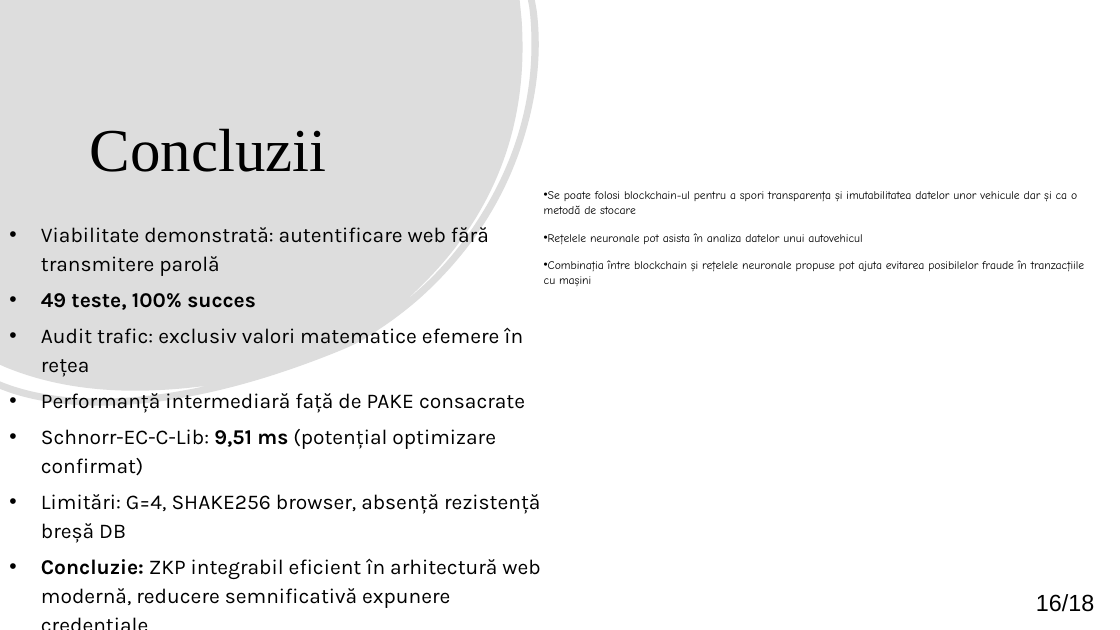
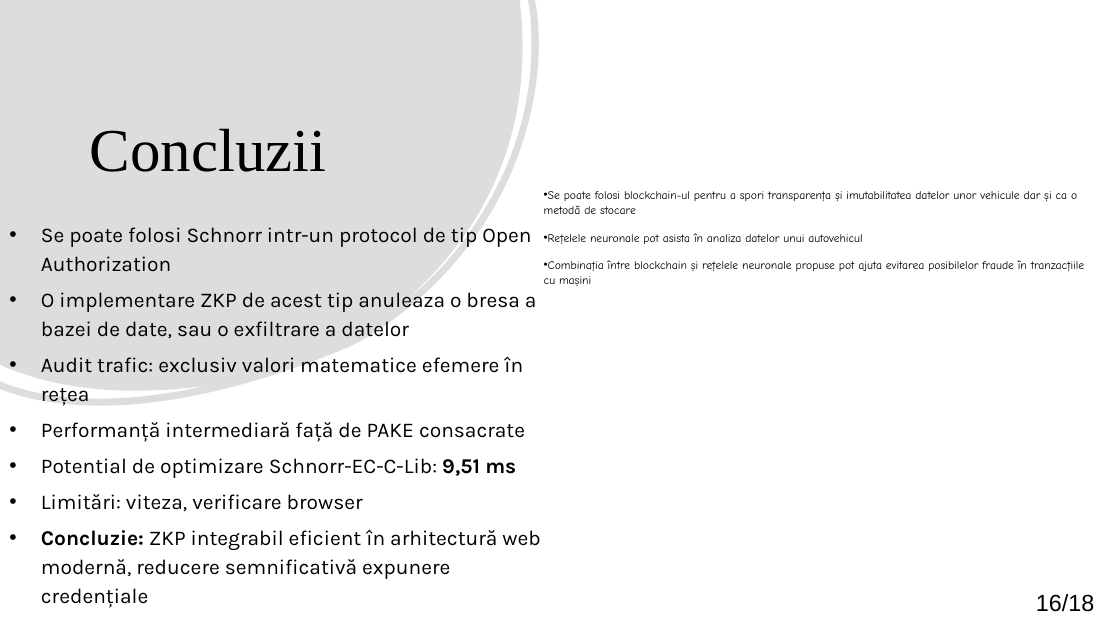
Before and after one commit to matei-rares-a/acas, a slide deck: slide 17 of docs/prezentare/current_draft/disertatie_matei_rares_prezentare_main.pptx. Drawn at 1120x630 pixels with LibreOffice and Linux fonts; fonts in the diff are those of the drawing. Boxes give left, top, right and bottom in pixels: in the first picture for what was removed or moved away, otherwise in the second. Text is boxed around its words. In the diff, an @@ line names an element or a change of style, - is before the commit and + after.

```diff
--- a/docs/prezentare/current_draft/disertatie_matei_rares_prezentare_main.pptx
+++ b/docs/prezentare/current_draft/disertatie_matei_rares_prezentare_main.pptx
@@ text at box(41, 227, 537, 338): text changed @@
-• Viabilitate demonstrată: autentificare web fără transmitere parolă
-• 49 teste, 100% succes
+• Se poate folosi Schnorr intr-un protocol de tip Open Authorization
+• O implementare ZKP de acest tip anuleaza o bresa a bazei de date, sau o exfiltrare a datelor
@@ text at box(41, 458, 516, 511): text changed @@
-• Schnorr-EC-C-Lib: 9,51 ms (potențial optimizare confirmat)
-• Limitări: G=4, SHAKE256 browser, absență rezistență breșă DB
+• Potential de optimizare Schnorr-EC-C-Lib: 9,51 ms
+• Limitări: viteza, verificare browser
```
Also in this commit, not shown: 7 other slides changed, 6 other files.
